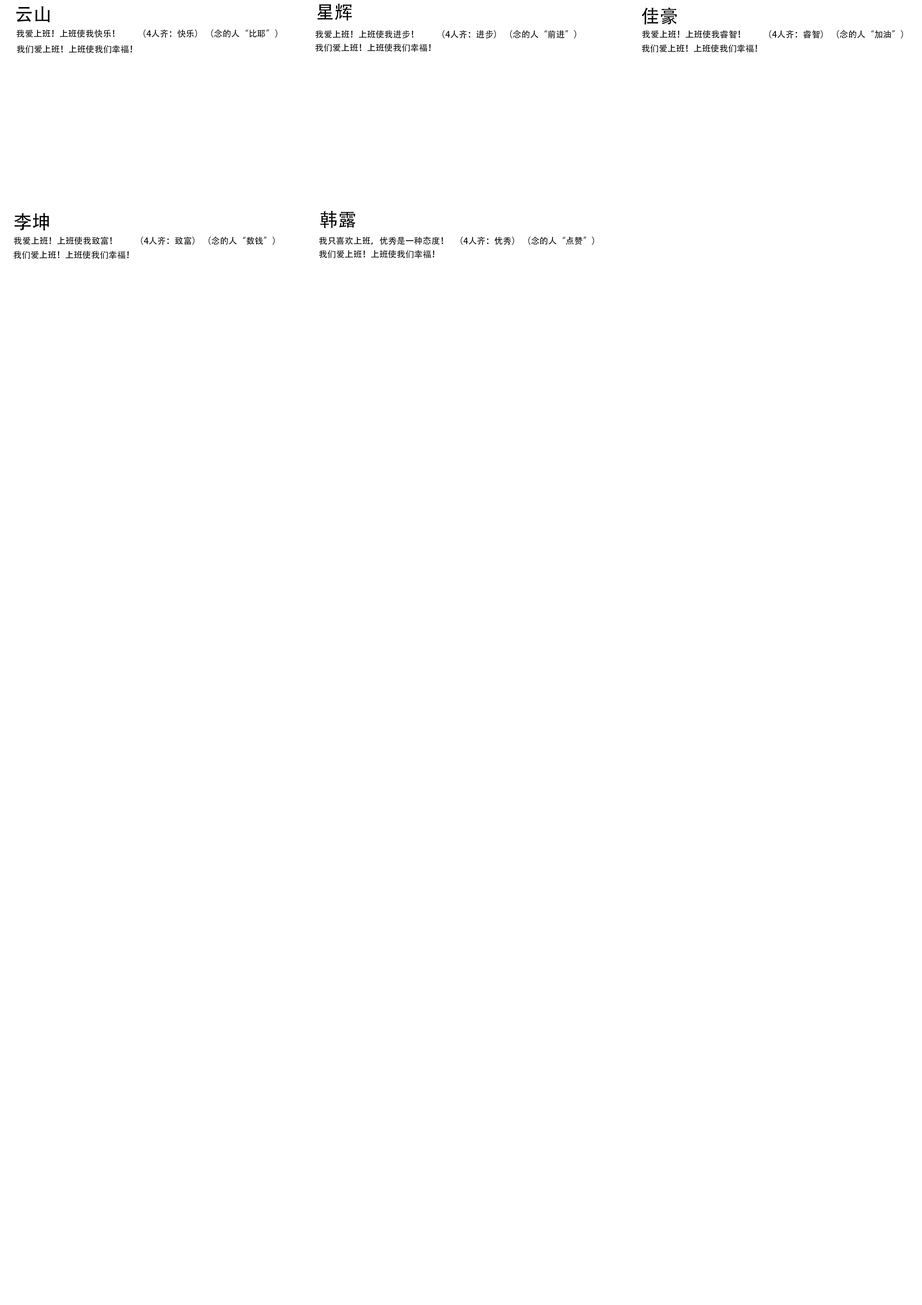
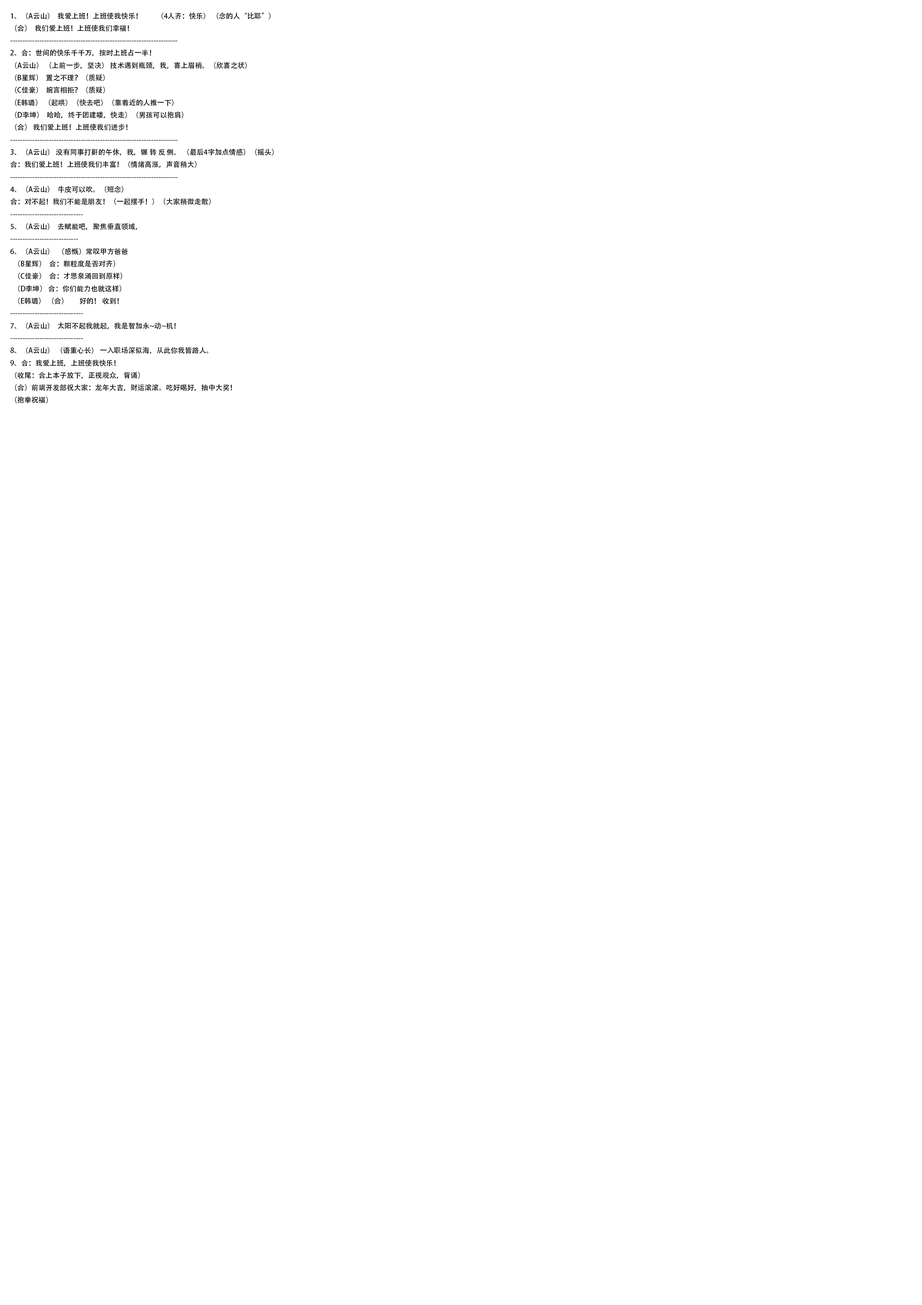
Layers edited between the first and the second 922 x 1305 image:
removed layer "我们爱上班！上班使我们幸福！ 拷贝 4" over [641, 44, 758, 53]
removed layer "我们爱上班！上班使我们幸福！ 拷贝 3" over [315, 43, 432, 52]
renamed "我们爱上班！上班使我们幸福！ 拷贝 2" to "1、（A云山） 我爱上班！上班使我快乐！ （4人齐：快乐） （念的人“比耶”） （合） 我们爱上班！上班使", painted on it over [10, 12, 274, 404]
removed layer "我们爱上班！上班使我们幸福！ 拷贝" over [13, 250, 130, 259]
removed layer "我们爱上班！上班使我们幸福！" over [319, 249, 435, 259]
removed layer "我只喜欢上班，优秀是一种态度！ （4人齐：优秀） （念的人“点赞”）" over [319, 236, 595, 246]
removed layer "我爱上班！上班使我致富！ （4人齐：致富） （念的人“数钱”）" over [13, 236, 275, 246]
removed layer "我爱上班！上班使我睿智！ （4人齐：睿智） （念的人“加油”）" over [642, 30, 904, 39]
removed layer "我爱上班！上班使我进步！ （4人齐：进步） （念的人“前进”）" over [315, 30, 577, 39]
removed layer "我爱上班！上班使我快乐！ （4人齐：快乐） （念的人“比耶”）" over [16, 29, 278, 38]
removed layer "星辉" over [317, 3, 353, 21]
removed layer "韩露" over [320, 210, 356, 228]
removed layer "李坤" over [14, 212, 50, 231]
removed layer "佳豪" over [641, 7, 677, 25]
removed layer "云山" over [16, 5, 51, 23]
